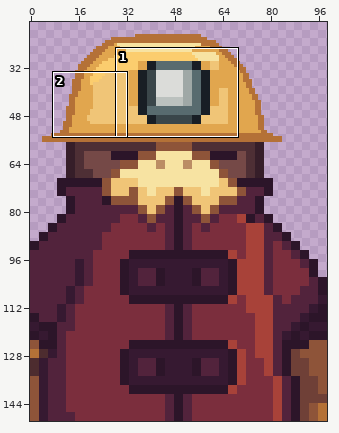
Two states of a pixel-art file, Personal_Jessica/Personaje/GanderPortrait.aseprite. Above: a wide view before the commit, with the close-up outlined.
Close-up. Before:
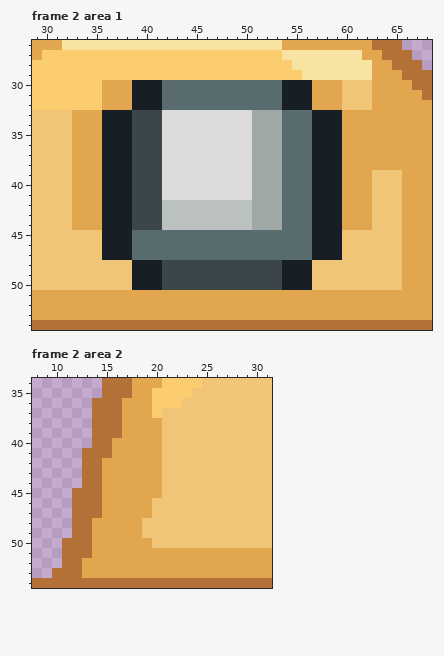
99x150 pixels, 2 frames. Colours within 5 levels of each other are drawn and written as one. Shown: frame 2 area 1: x 29..68, y 26..54; frame 2 area 2: x 8..31, y 34..54. The wide view leaves out empty margins. The commit also changed other frames or places, which this record leaves out.
After the commit:
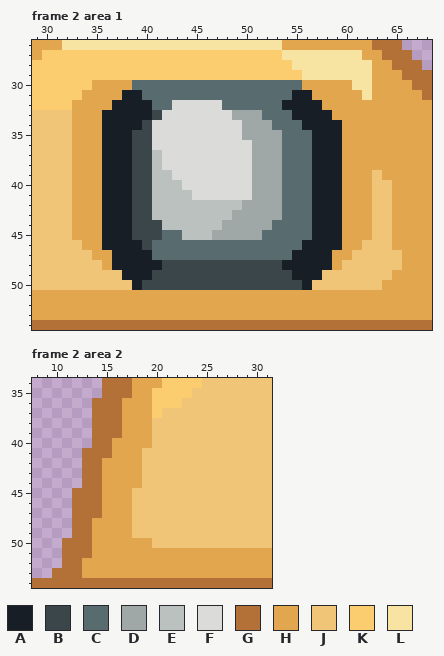
Palette (. is transparent): A #181e25  B #3a464a  C #586b6f  D #9fa8a6  E #bbc1be  F #dbdcd9  G #b47137  H #e1a64e  J #f0c577  K #fbcd6e  L #f7e3a2
Difference:
--- frame 2 area 1
@@ x 29..68 @@
 29 KKKKKKKKKKKKKKKKKKKKKKKKKKKLLLLLLLHHHGGG
-30 KKKKKKKHHHAAACCCCCCCCCCCCAAAHHHJJJHHHHGG
-31 KKKKKKKHHHAAACCCCCCCCCCCCAAAHHHJJJHHHHHG
-32 KKKKKKKHHHAAACCCCCCCCCCCCAAAHHHJJJHHHHHH
-33 JJJJHHHAAABBBFFFFFFFFFDDDCCCAAAHHHHHHHHH
-34 JJJJHHHAAABBBFFFFFFFFFDDDCCCAAAHHHHHHHHH
-35 JJJJHHHAAABBBFFFFFFFFFDDDCCCAAAHHHHHHHHH
-36 JJJJHHHAAABBBFFFFFFFFFDDDCCCAAAHHHHHHHHH
-37 JJJJHHHAAABBBFFFFFFFFFDDDCCCAAAHHHHHHHHH
-38 JJJJHHHAAABBBFFFFFFFFFDDDCCCAAAHHHHHHHHH
-39 JJJJHHHAAABBBFFFFFFFFFDDDCCCAAAHHHJJJHHH
-40 JJJJHHHAAABBBFFFFFFFFFDDDCCCAAAHHHJJJHHH
-41 JJJJHHHAAABBBFFFFFFFFFDDDCCCAAAHHHJJJHHH
-42 JJJJHHHAAABBBEEEEEEEEEDDDCCCAAAHHHJJJHHH
-43 JJJJHHHAAABBBEEEEEEEEEDDDCCCAAAHHHJJJHHH
-44 JJJJHHHAAABBBEEEEEEEEEDDDCCCAAAHHHJJJHHH
-45 JJJJJJJAAACCCCCCCCCCCCCCCCCCAAAJJJJJJHHH
-46 JJJJJJJAAACCCCCCCCCCCCCCCCCCAAAJJJJJJHHH
-47 JJJJJJJAAACCCCCCCCCCCCCCCCCCAAAJJJJJJHHH
-48 JJJJJJJJJJAAABBBBBBBBBBBBAAAJJJJJJJJJHHH
-49 JJJJJJJJJJAAABBBBBBBBBBBBAAAJJJJJJJJJHHH
-50 JJJJJJJJJJAAABBBBBBBBBBBBAAAJJJJJJJJJHHH
+30 KKKKKKHHHHCCCCCCCCCCCCCCCCCHHHHHLLHHHHGG
+31 KKKKKHHHHAACCCCCCCCCCCCCCCAAHHHHHLHHHHHG
+32 KKKKHHHHAAAACCFFFFFCCCCCCAAAAHHHHHHHHHHH
+33 JJJJHHHAAAAABFFFFFFFDDDCCCAAAAHHHHHHHHHH
+34 JJJJHHHAAAABFFFFFFFFFDDDCCCAAAAHHHHHHHHH
+35 JJJJHHHAAABBFFFFFFFFFDDDDCCCAAAHHHHHHHHH
+36 JJJJHHHAAABBFFFFFFFFFFDDDCCCAAAHHHHHHHHH
+37 JJJJHHHAAABBEFFFFFFFFFDDDCCCAAAHHHHHHHHH
+38 JJJJHHHAAABBEFFFFFFFFFDDDCCCAAAHHHHHHHHH
+39 JJJJHHHAAABBEEFFFFFFFFDDDCCCAAAHHHJHHHHH
+40 JJJJHHHAAABBEEEFFFFFFFDDDCCCAAAHHHJJHHHH
+41 JJJJHHHAAABBEEEEFFFFFFDDDCCCAAAHHHJJHHHH
+42 JJJJHHHAAABBEEEEEEEEEDDDDCCCAAAHHHJJHHHH
+43 JJJJHHHAAABBEEEEEEEEDDDDDCCCAAAHHHJJHHHH
+44 JJJJHHHAAABBBEEEEEEDDDDDCCCCAAAHHHJJHHHH
+45 JJJJHHHAAABBBCCEEEDDDDDCCCCCAAAHHHJJHHHH
+46 JJJJJHHAAAABCCCCCCCCCCCCCCCAAAAHHJJJHHHH
+47 JJJJJJHHAAAACCCCCCCCCCCCCCAAAAHHJJJJJHHH
+48 JJJJJJJHAAAAABBBBBBBBBBBBAAAAAHJJJJJJHHH
+49 JJJJJJJJJAAABBBBBBBBBBBBBBAAAJJJJJJJHHHH
+50 JJJJJJJJJJABBBBBBBBBBBBBBBBAJJJJJJJHHHHH
 51 HHHHHHHHHHHHHHHHHHHHHHHHHHHHHHHHHHHHHHHH
--- frame 2 area 2
@@ x 16..22 @@
 37 GHHHKJJ
-38 GHHHHJJ
-39 GHHHHJJ
-40 HHHHHJJ
-41 HHHHHJJ
-42 HHHHHJJ
-43 HHHHHJJ
-44 HHHHHJJ
-45 HHHHHJJ
-46 HHHHJJJ
-47 HHHHJJJ
-48 HHHJJJJ
-49 HHHJJJJ
+38 GHHHJJJ
+39 GHHHJJJ
+40 HHHHJJJ
+41 HHHJJJJ
+42 HHHJJJJ
+43 HHHJJJJ
+44 HHHJJJJ
+45 HHJJJJJ
+46 HHJJJJJ
+47 HHJJJJJ
+48 HHJJJJJ
+49 HHJJJJJ
 50 HHHHJJJ
Where, in picture pixels (left, top, right, bottom), the same in both close-ups:
changed: (72, 80, 402, 290)
changed: (132, 418, 162, 538)
